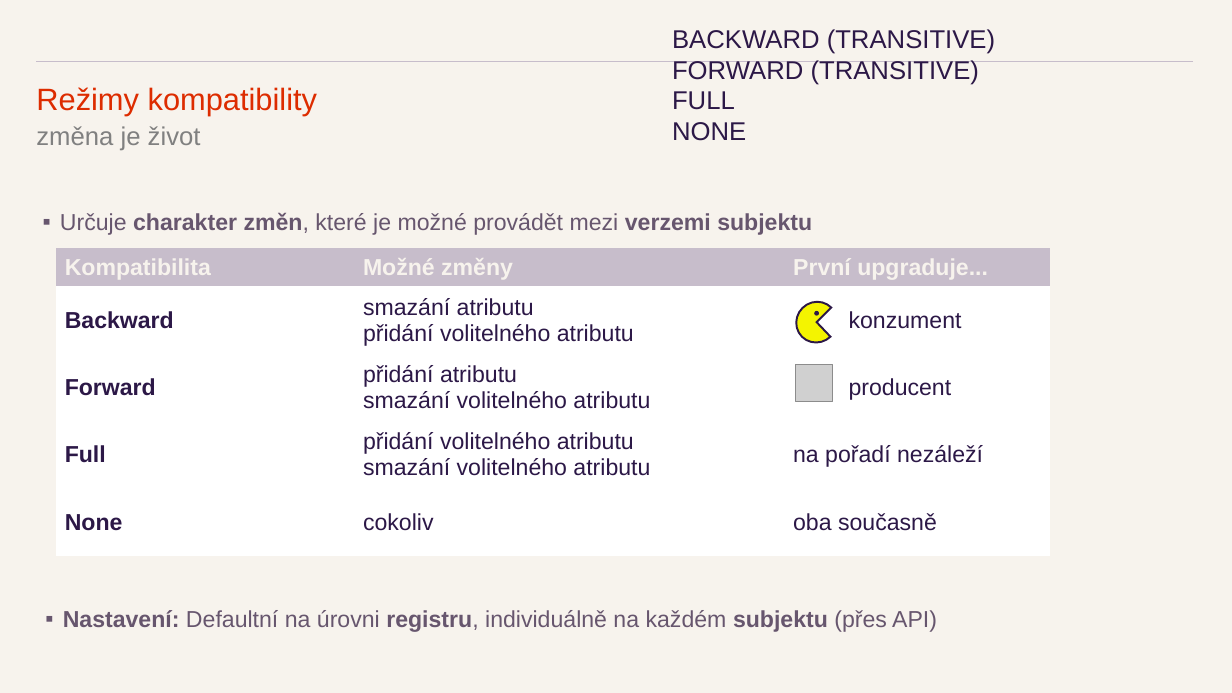
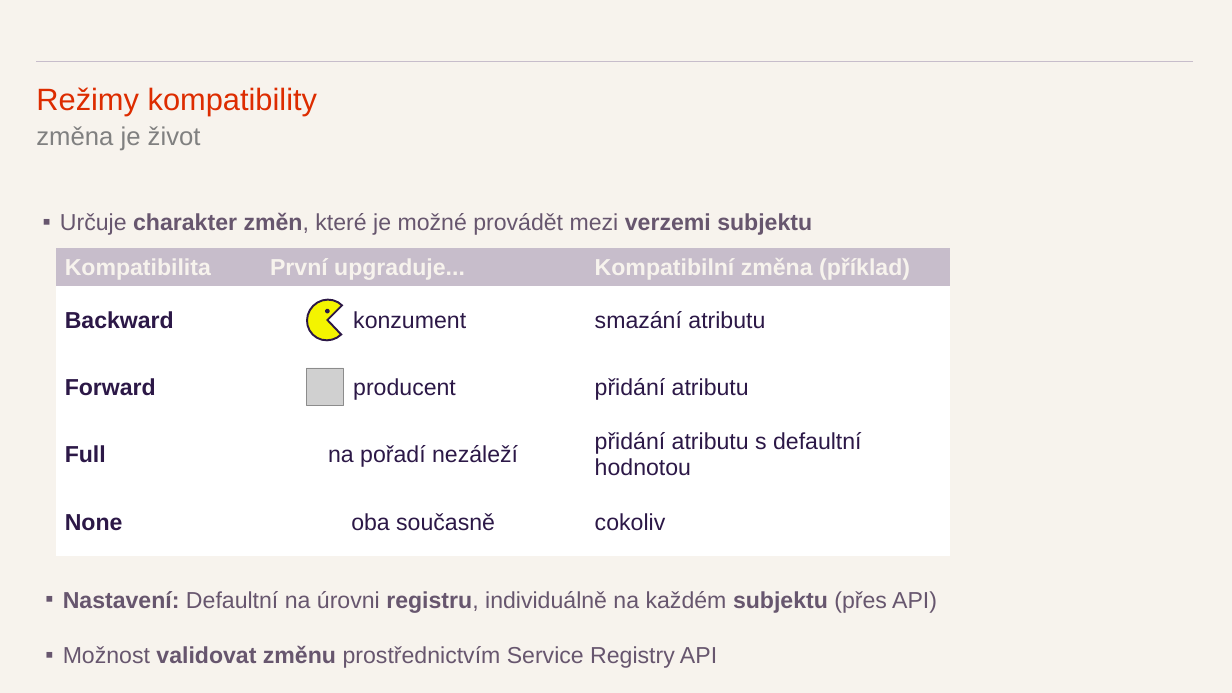
Before and after one commit to kicune/kafka_v_kostce, a slide deck: slide 22 of prez/Kafka v kostce.pptx. Drawn at 1232x693 pixels with LibreOffice and Linux fonts; fonts in the diff are those of the drawing; grey boxes stand for pictures. Boxes give left, top, right and bottom in pixels: in the first picture for what was removed or moved away, otherwise in the second. Text is boxed around its words. In the diff, an @@ line names an element or a change of style, - is before the commit and + after.

```diff
--- a/prez/Kafka v kostce.pptx
+++ b/prez/Kafka v kostce.pptx
@@ text removed at (672,29,995,141) @@
-BACKWARD (TRANSITIVE)
-FORWARD (TRANSITIVE)
-FULL
-NONE
@@ table at (55,249,950,555) @@
-row 1, column 2: Možné změny
+row 1, column 2: První upgraduje...
-row 1, column 3: První upgraduje...
+row 1, column 3: Kompatibilní změna (příklad)
-row 2, column 2: smazání atributu / přidání volitelného atributu
+row 2, column 2: konzument
-row 2, column 3: konzument
+row 2, column 3: smazání atributu
-row 3, column 2: přidání atributu / smazání volitelného atributu
+row 3, column 2: producent
-row 3, column 3: producent
+row 3, column 3: přidání atributu
-row 4, column 2: přidání volitelného atributu / smazání volitelného atributu
+row 4, column 2: na pořadí nezáleží
-row 4, column 3: na pořadí nezáleží
+row 4, column 3: přidání atributu s defaultní hodnotou
-row 5, column 2: cokoliv
+row 5, column 2: oba současně
-row 5, column 3: oba současně
+row 5, column 3: cokoliv
@@ table: place and size @@
-table at (55,249,1051,555)
+table at (55,249,950,555)
@@ pie slice (boxed as its full ellipse): place and size @@
-pie slice (boxed as its full ellipse) at (788,293,845,351)
+pie slice (boxed as its full ellipse) at (299,291,356,349)
@@ ellipse: place and size @@
-ellipse at (814,311,819,316)
+ellipse at (325,309,330,313)
@@ picture: place and size @@
-picture at (796,364,833,402)
+picture at (307,368,344,406)
@@ text "Nastavení: Defaultní na úrovni registru, ...": place and size @@
-text "Nastavení: Defaultní na úrovni registru, ..." at (63,610,937,632)
+text "Nastavení: Defaultní na úrovni registru, ..." at (63,591,937,668)
@@ text at (63,646,717,668): paragraph added @@
+▪ Možnost validovat změnu prostřednictvím Service Registry API
```
Also in this commit, not shown: 16 other slides changed.
